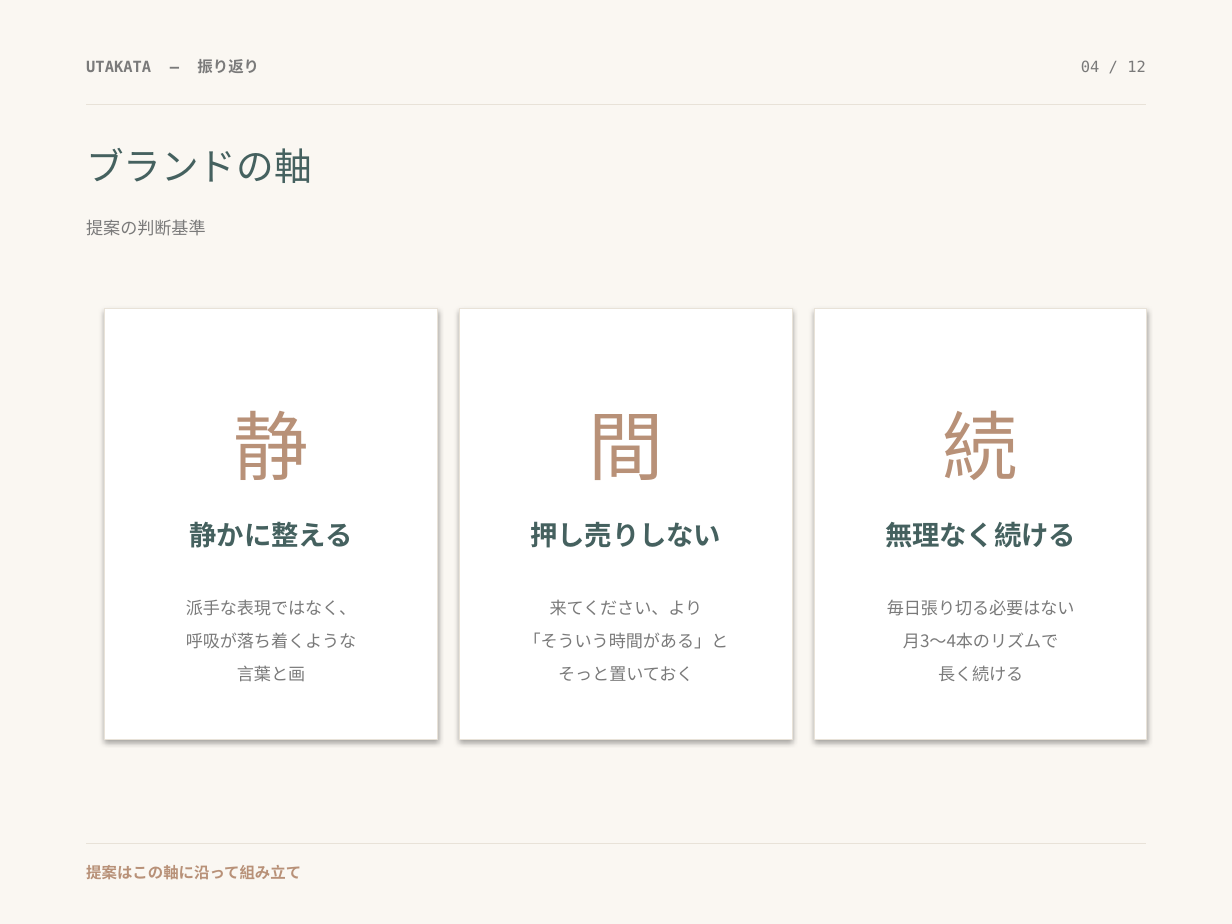
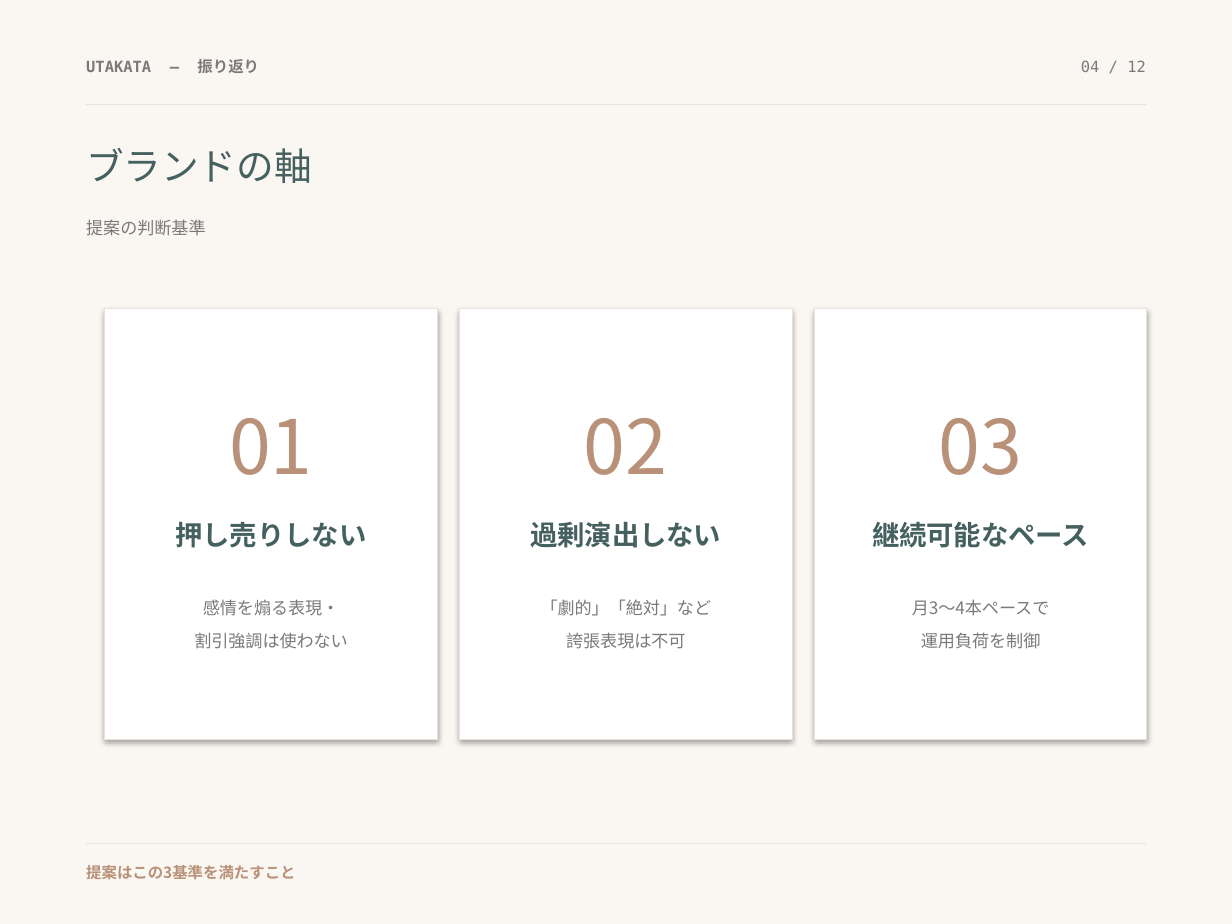
Before and after one commit to yamada-netizen/utakata-subtitle, a slide deck: slide 4 of salon-slides.pptx. Drawn at 1232x924 pixels with LibreOffice and Linux fonts; fonts in the diff are those of the drawing. Boxes give left, top, right and bottom in pixels: in the first picture for what was removed or moved away, otherwise in the second. Text is boxed around its words. In the diff, an @@ line names an element or a change of style, - is before the commit and + after.

```diff
--- a/salon-slides.pptx
+++ b/salon-slides.pptx
@@ text at box(229, 418, 313, 475): text changed @@
-静
+01
@@ text at box(584, 418, 668, 475): text changed @@
-間
+02
@@ text at box(939, 418, 1023, 475): text changed @@
-続
+03
@@ text at box(175, 521, 366, 548): text changed @@
-静かに整える
+押し売りしない
@@ text at box(530, 521, 721, 548): text changed @@
-押し売りしない
+過剰演出しない
@@ text at box(872, 521, 1089, 548): text changed @@
-無理なく続ける
+継続可能なペース
@@ text at box(194, 599, 348, 649): text changed @@
-派手な表現ではなく、
-呼吸が落ち着くような
-言葉と画
+感情を煽る表現・
+割引強調は使わない
@@ text at box(541, 599, 712, 649): text changed @@
-来てください、より
-「そういう時間がある」と
-そっと置いておく
+「劇的」「絶対」など
+誇張表現は不可
@@ text at box(912, 599, 1049, 649): text changed @@
-毎日張り切る必要はない
-月3〜4本のリズムで
-長く続ける
+月3〜4本ペースで
+運用負荷を制御
@@ text at box(86, 865, 295, 880): text changed @@
-提案はこの軸に沿って組み立て
+提案はこの3基準を満たすこと
```
Also in this commit, not shown: 1 other slide changed, 2 other files.
